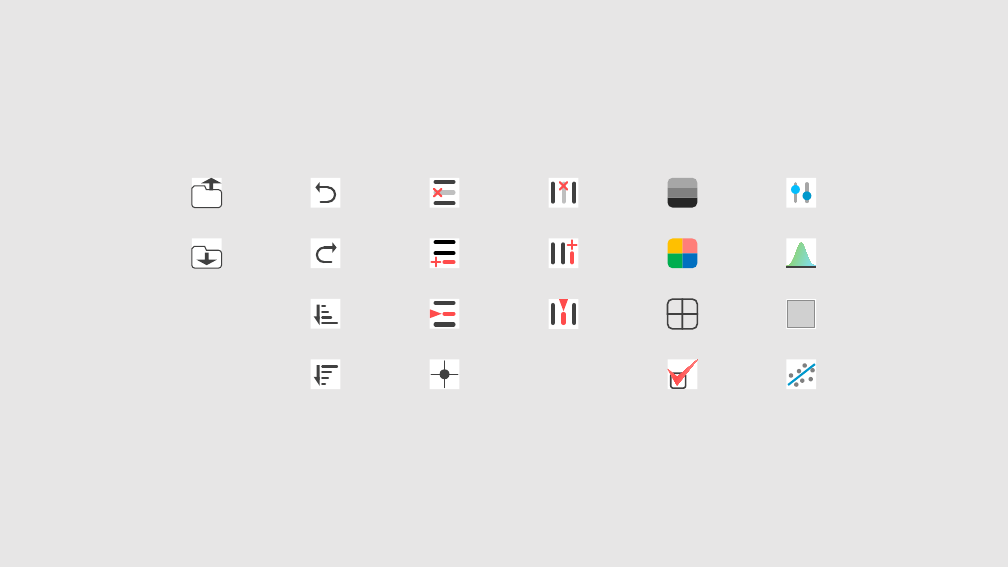
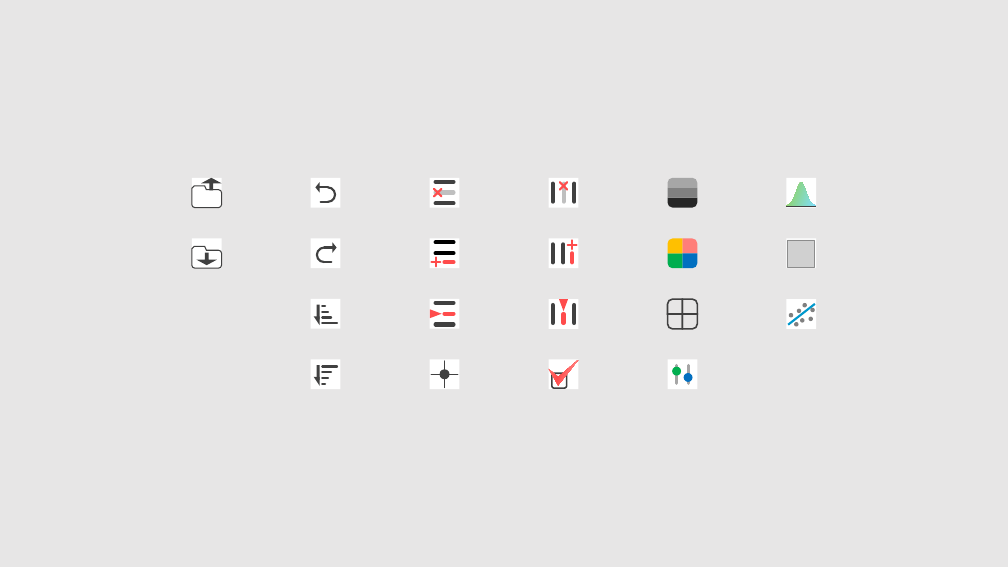
Before and after one commit to linyc74/linfeat, a slide deck: slide 2 of icon/design.pptx. Drawn at 1008x567 pixels with LibreOffice and Linux fonts; fonts in the diff are those of the drawing; grey boxes stand for pictures. Boxes give left, top, right and bottom in pixels: in the first picture for what was removed or moved away, otherwise in the second. Text is boxed around its words. In the diff, an @@ line names an element or a change of style, - is before the commit and + after.

```diff
--- a/icon/design.pptx
+++ b/icon/design.pptx
@@ 7 ellipses, 2 lines, 1 picture, 1 freeform shape: place and size @@
-7 ellipses, 2 lines, 1 picture, 1 freeform shape at bbox=[786, 243, 817, 387]
+7 ellipses, 2 lines, 1 picture, 1 freeform shape at bbox=[786, 182, 817, 327]
@@ rectangle: place and size @@
-rectangle at bbox=[786, 359, 816, 389]
+rectangle at bbox=[549, 359, 578, 389]
@@ freeform shape: place and size @@
-freeform shape at bbox=[668, 360, 697, 386]
+freeform shape at bbox=[549, 360, 578, 386]
@@ rounded rectangle: place and size @@
-rounded rectangle at bbox=[671, 374, 686, 389]
+rounded rectangle at bbox=[552, 374, 567, 389]
@@ ellipse at bbox=[672, 367, 681, 376]: fill #03BDFC to #01AE4F @@
@@ 2 lines, 2 ellipses: place and size @@
-2 lines, 2 ellipses at bbox=[791, 184, 812, 202]
+2 lines, 2 ellipses at bbox=[672, 365, 693, 383]
@@ ellipse at bbox=[684, 373, 693, 382]: fill #0098CC to #026FC0 @@
```
Also in this commit, not shown: 2 other files.
